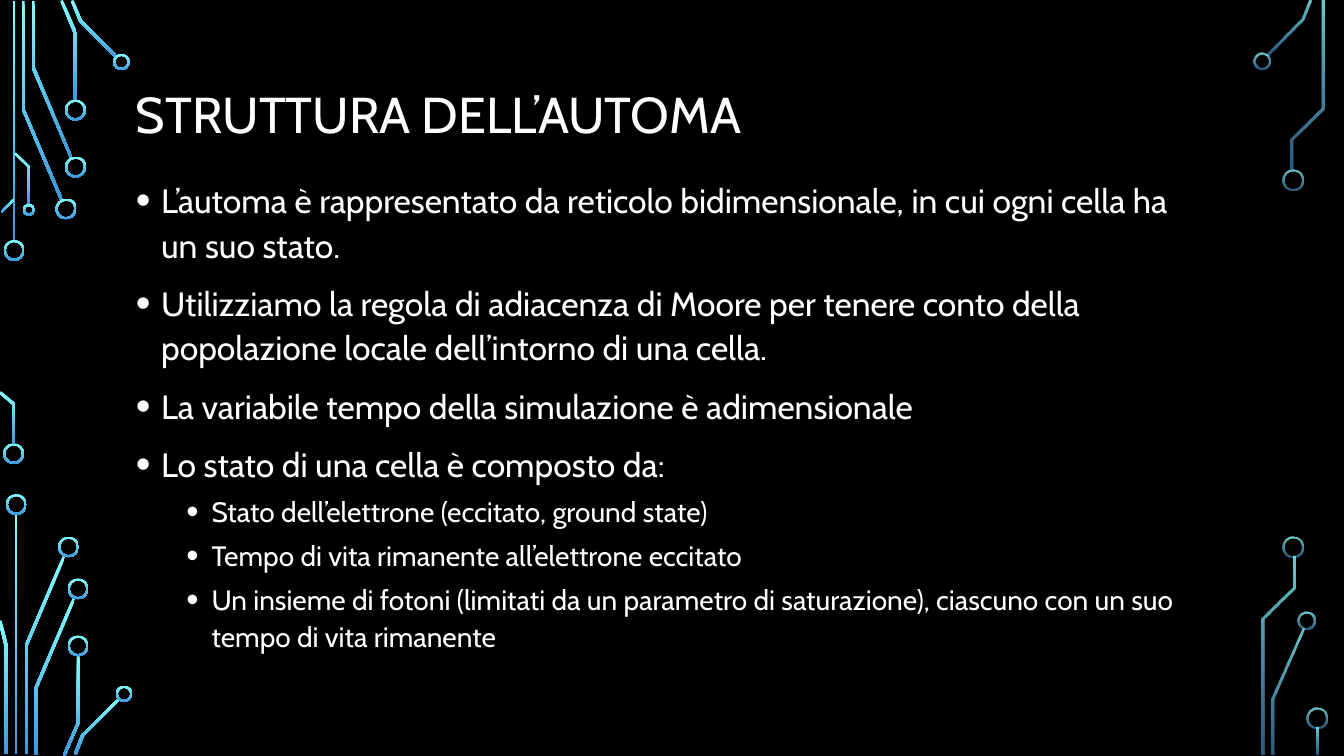
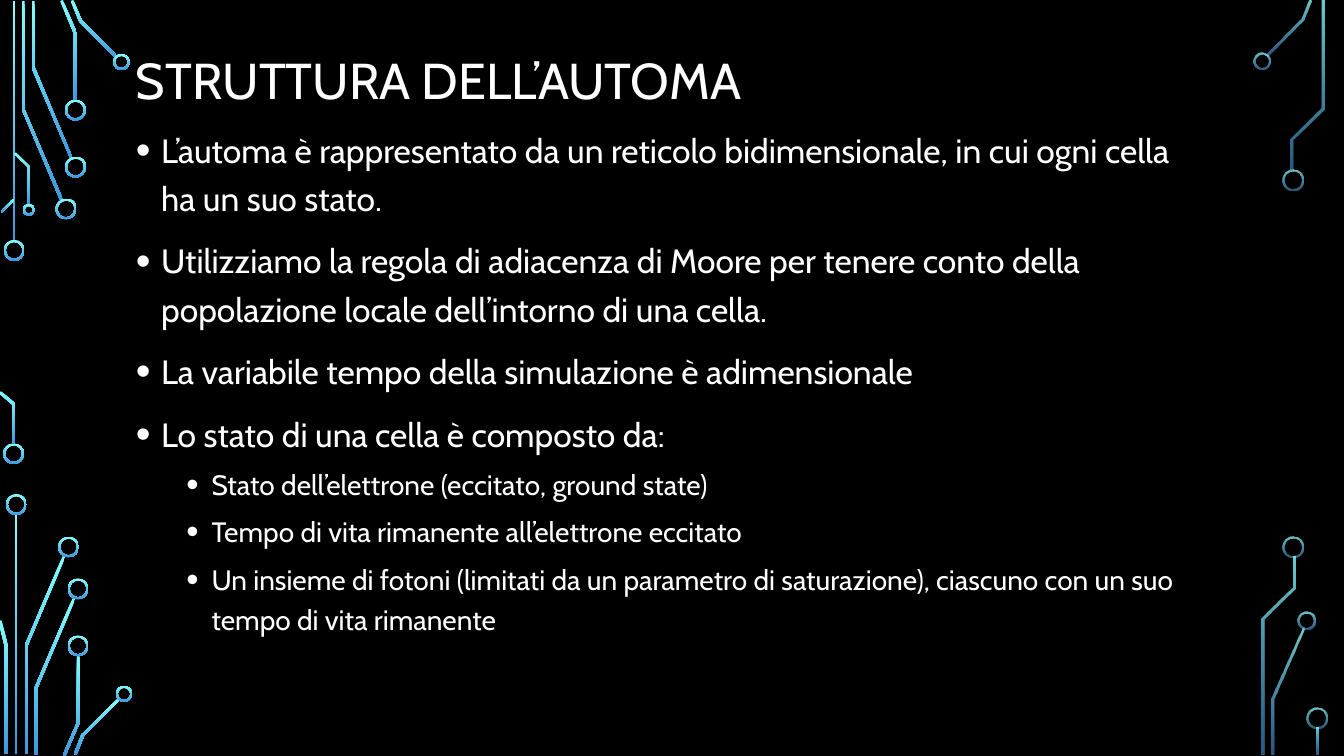
Before and after one commit to Frank01001/LASER-Dynamics-Simulation, a slide deck: slide 4 of Presentation/PresentazioneDispositivi.pptx. Drawn at 1344x756 pixels with LibreOffice and Linux fonts; fonts in the diff are those of the drawing; background and template pictures are left out. Boxes give left, top, right and bottom in pixels: in the first picture for what was removed or moved away, otherwise in the second. Text is boxed around its words. In the diff, an @@ line names an element or a change of style, - is before the commit and + after.

```diff
--- a/Presentation/PresentazioneDispositivi.pptx
+++ b/Presentation/PresentazioneDispositivi.pptx
@@ title "STRUTTURA DELL’AUTOMA": place and size @@
-title "STRUTTURA DELL’AUTOMA" at <box>136,95,741,134</box>
+title "STRUTTURA DELL’AUTOMA" at <box>136,61,741,100</box>
@@ text "L’automa è rappresentato da un ...": place and size @@
-text "L’automa è rappresentato da un ..." at <box>161,187,1173,653</box>
+text "L’automa è rappresentato da un ..." at <box>161,137,1173,636</box>
@@ text at <box>161,137,1169,212</box>: text changed @@
-• L’automa è rappresentato da reticolo bidimensionale, in cui ogni cella ha un suo stato.
+• L’automa è rappresentato da un reticolo bidimensionale, in cui ogni cella ha un suo stato.
@@ text at <box>161,247,1173,636</box>: line spacing 1.1 to 1.2 @@
```
Also in this commit, not shown: 6 other slides changed, 3 slides added, 1 other file.
